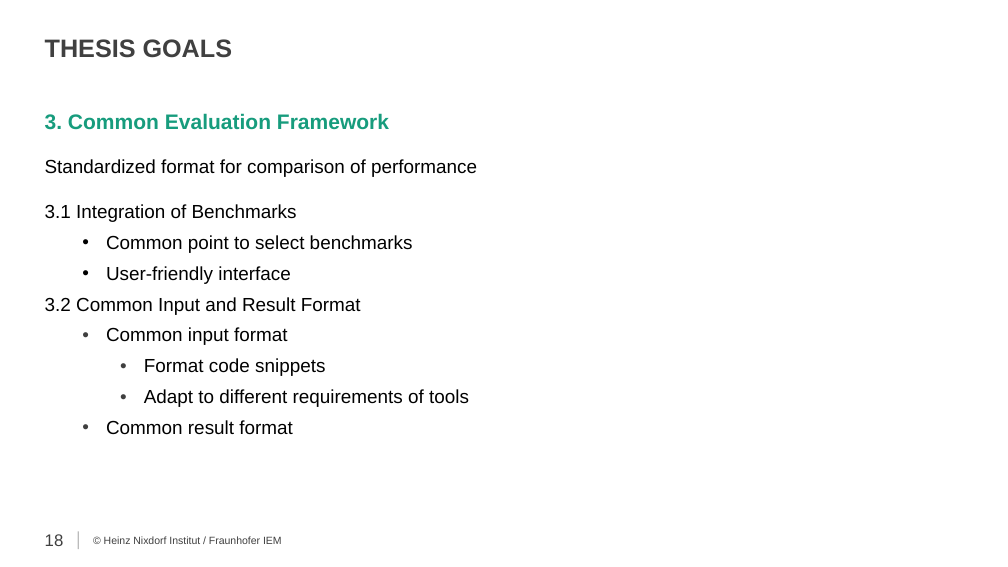
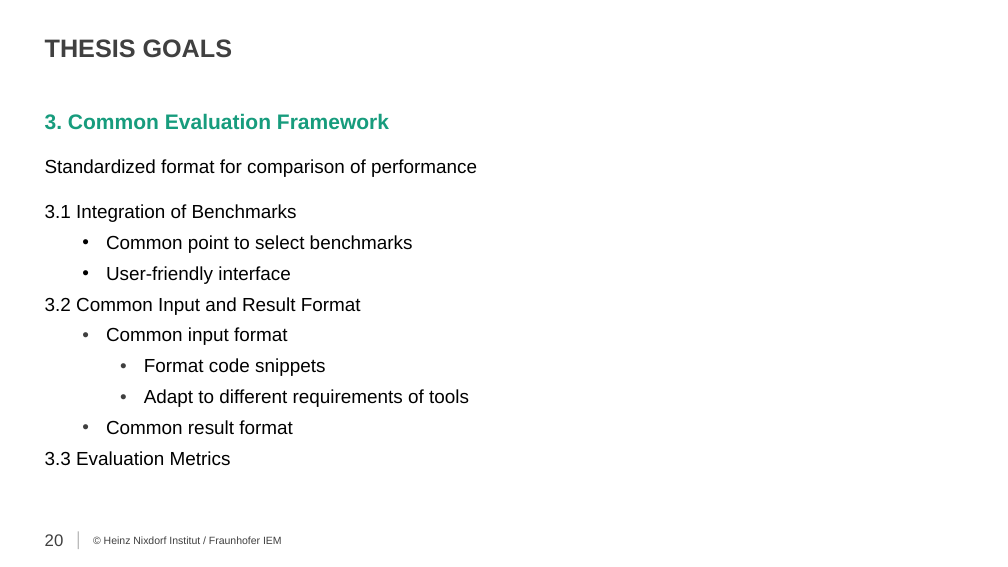
Before and after one commit to secure-software-engineering/TypeEvalPy, a slide deck: slide 20 of proposal/proposal_Samkutty.pptx (slide 18 before the commit). Drawn at 1008x567 pixels with LibreOffice and Linux fonts; fonts in the diff are those of the drawing; background and template pictures are left out. Boxes give left, top, right and bottom in pixels: in the first picture for what was removed or moved away, otherwise in the second. Text is boxed around its words. In the diff, an @@ line names an element or a change of style, - is before the commit and + after.

```diff
--- a/proposal/proposal_Samkutty.pptx
+++ b/proposal/proposal_Samkutty.pptx
@@ text at bbox=[45, 451, 231, 466]: paragraph added @@
+3.3 Evaluation Metrics
@@ page number at bbox=[45, 534, 64, 546]: text changed @@
-18
+20
```
Also in this commit, not shown: 10 other slides changed, 3 slides added.
